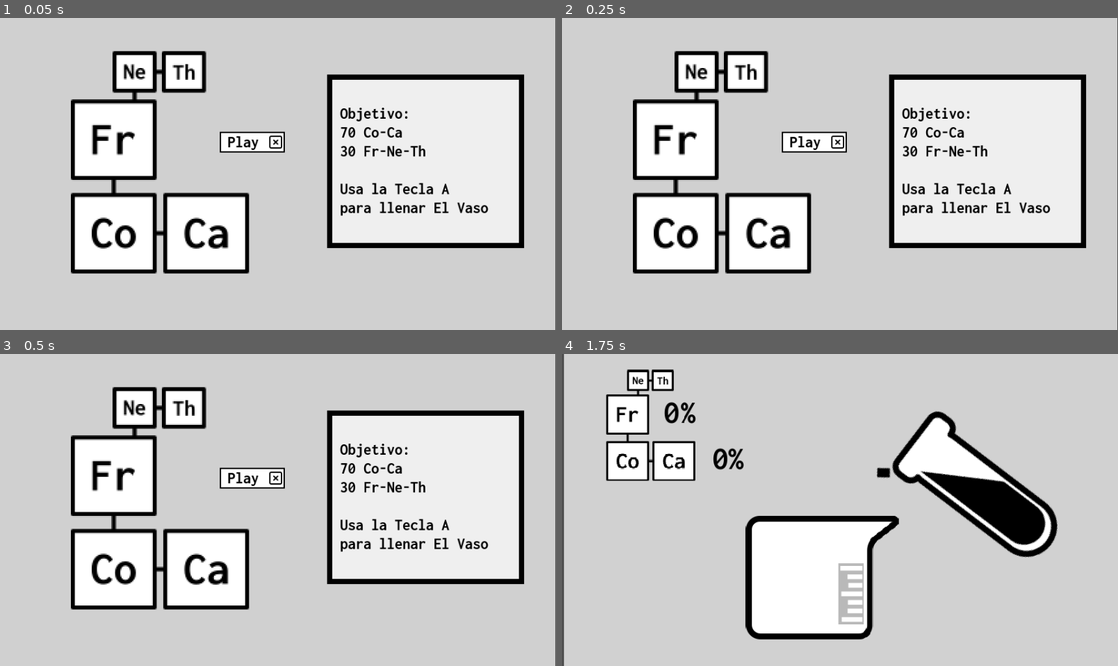
Above: before the commit, frames 1-4 (two rows, left to right).
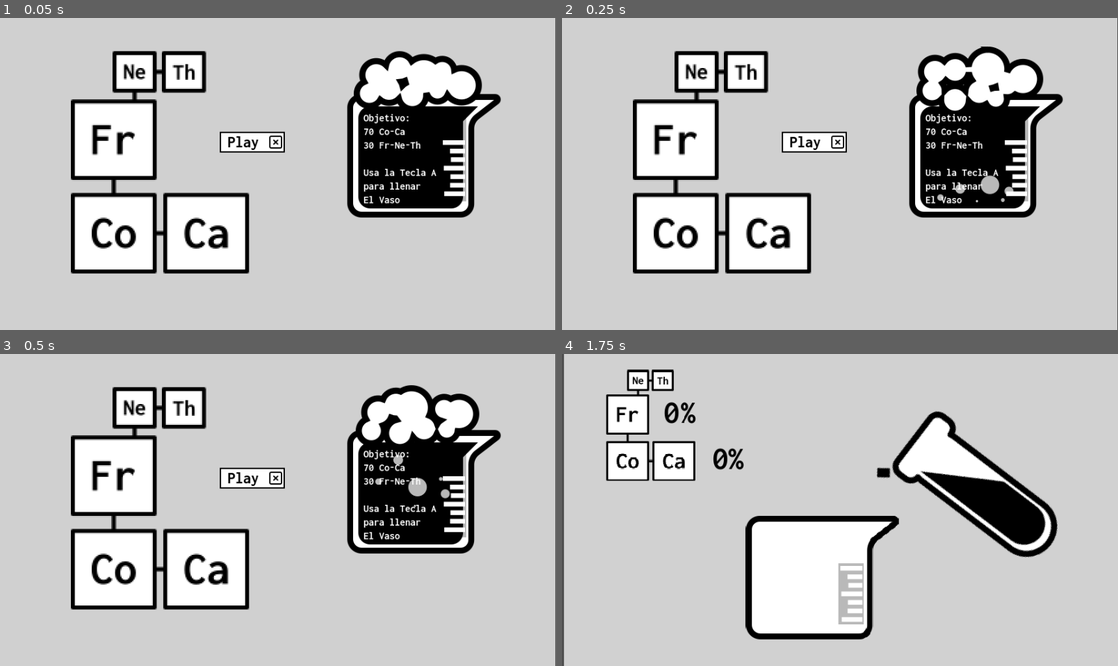
Above: after the commit, the same moments.

Repository: nmartino/FrNeTh-GGJ
Game: Godot game, scene res://scenes/main_menu.tscn
The game is run twice, just before and just after one commit, with the same random seed, the same clock (stepped at 60 frames per second) and the same inputs.
Inputs (mouse positions are in pixels of both pictures, inside the frame that each line leads up to):
- Up to frame 1 (0.05 s): no input
- Up to frame 2 (0.25 s): no input
- Up to frame 3 (0.5 s): no input
- Up to frame 4 (1.75 s): click "Play" at 0.5 s; tap Enter at 1.25 s; move the mouse to (962, 494) at 1.27 s; hold Up (ui_up) from 1.28 s (still down); hold A (fill) from 1.28 s (still down); click (962, 494) at 1.42 s

The runs differ from the first frame. In frame 1, 18% of the frame differs, in the area x 58-95%, y 10-74%; in frame 2, 19%, in the area x 58-95%, y 9-74%; in frame 3, 19%; in frame 4, nothing differs.

Commit message:
8vo commit

Diff:
--- a/scenes/main_menu.tscn
+++ b/scenes/main_menu.tscn
@@ -1,9 +1,32 @@
-[gd_scene load_steps=7 format=3 uid="uid://d2ub7eki3nrt"]
+[gd_scene load_steps=32 format=3 uid="uid://d2ub7eki3nrt"]
 
 [ext_resource type="Script" path="res://scenes/main_menu.gd" id="1_fg6ba"]
 [ext_resource type="Texture2D" uid="uid://cwadn6c7iaqkw" path="res://sprites/neo2/ui/puntos.png" id="1_j3ien"]
 [ext_resource type="FontFile" uid="uid://c2abqlpcn1v0m" path="res://sprites/fuente_inconsolata/static/Inconsolata-Bold.ttf" id="2_36s7n"]
 [ext_resource type="Texture2D" uid="uid://b6hl6tor770yr" path="res://sprites/neo2/ui/icons/x-square.svg" id="3_mi2js"]
+[ext_resource type="Texture2D" uid="uid://btsfu1uxvmg14" path="res://sprites/vaso/vaso_sin_relleno.png" id="5_anx4l"]
+[ext_resource type="Texture2D" uid="uid://deo000n8ghfpt" path="res://sprites/vaso/relleno_anim/90.png" id="6_ja65o"]
+[ext_resource type="Texture2D" uid="uid://cc5qhxoogw5w1" path="res://sprites/vaso/relleno_anim/91.png" id="7_wywvv"]
+[ext_resource type="Texture2D" uid="uid://6tb38hlro6rc" path="res://sprites/vaso/relleno_anim/107.png" id="8_rl135"]
+[ext_resource type="Texture2D" uid="uid://c5xfjbisheyis" path="res://sprites/vaso/relleno_anim/108.png" id="9_ugxp0"]
+[ext_resource type="Texture2D" uid="uid://cpbol43g5klu5" path="res://sprites/vaso/relleno_anim/109.png" id="10_ac3uk"]
+[ext_resource type="Texture2D" uid="uid://cling5c5dpxg4" path="res://sprites/vaso/relleno_anim/92.png" id="11_4l4km"]
+[ext_resource type="Texture2D" uid="uid://cm8gol41ptur8" path="res://sprites/vaso/relleno_anim/100.png" id="12_5uhxn"]
+[ext_resource type="Texture2D" uid="uid://mm7llapnavux" path="res://sprites/vaso/relleno_anim/101.png" id="13_16geb"]
+[ext_resource type="Texture2D" uid="uid://d10dbgepvwbqk" path="res://sprites/vaso/relleno_anim/102.png" id="14_e80eh"]
+[ext_resource type="Texture2D" uid="uid://byotkpqudyliv" path="res://sprites/vaso/relleno_anim/103.png" id="15_1wfwy"]
+[ext_resource type="Texture2D" uid="uid://lasp6ffp3gdk" path="res://sprites/vaso/relleno_anim/104.png" id="16_xgdqj"]
+[ext_resource type="Texture2D" uid="uid://3owy22t6o2ft" path="res://sprites/vaso/relleno_anim/105.png" id="17_41i5s"]
+[ext_resource type="Texture2D" uid="uid://dfbr4dbogp5ck" path="res://sprites/vaso/relleno_anim/106.png" id="18_bquxr"]
+[ext_resource type="Texture2D" uid="uid://bcdyfhrxu8vpy" path="res://sprites/neo2/victory/espumita/idle/1.png" id="19_1li1k"]
+[ext_resource type="Texture2D" uid="uid://ddlx1um8tj0mv" path="res://sprites/vaso/detalle_medida.png" id="19_jpxw1"]
+[ext_resource type="Texture2D" uid="uid://c0fycynygv5b1" path="res://sprites/neo2/victory/espumita/idle/2.png" id="20_8fiwf"]
+[ext_resource type="Texture2D" uid="uid://ds7fkaewbw81r" path="res://sprites/neo2/victory/espumita/idle/3.png" id="21_7mkme"]
+[ext_resource type="Texture2D" uid="uid://2el46t5udu35" path="res://sprites/neo2/victory/espumita/idle/4.png" id="22_xgn6b"]
+[ext_resource type="Texture2D" uid="uid://df5uqr08018mn" path="res://sprites/neo2/victory/espumita/idle/5.png" id="23_xqk58"]
+[ext_resource type="Texture2D" uid="uid://ci3eliuyjj8am" path="res://sprites/neo2/victory/espumita/idle/6.png" id="24_nhit2"]
+[ext_resource type="Texture2D" uid="uid://g1drjlm0iy6l" path="res://sprites/neo2/victory/espumita/idle/7.png" id="25_6rn46"]
+[ext_resource type="Texture2D" uid="uid://dk5rfxudepf6k" path="res://sprites/neo2/victory/espumita/idle/8.png" id="26_x3jky"]
 
 [sub_resource type="StyleBoxFlat" id="StyleBoxFlat_f08cb"]
 bg_color = Color(1, 1, 1, 1)
@@ -20,6 +43,67 @@
 border_width_right = 8
 border_width_bottom = 8
 border_color = Color(0, 0, 0, 1)
+
+[sub_resource type="AnimatedTexture" id="AnimatedTexture_qcn4j"]
+frames = 13
+speed_scale = 15.0
+frame_0/texture = ExtResource("6_ja65o")
+frame_1/texture = ExtResource("7_wywvv")
+frame_1/duration = 1.0
+frame_2/texture = ExtResource("11_4l4km")
+frame_2/duration = 1.0
+frame_3/texture = ExtResource("12_5uhxn")
+frame_3/duration = 1.0
+frame_4/texture = ExtResource("13_16geb")
+frame_4/duration = 1.0
+frame_5/texture = ExtResource("14_e80eh")
+frame_5/duration = 1.0
+frame_6/texture = ExtResource("15_1wfwy")
+frame_6/duration = 1.0
+frame_7/texture = ExtResource("16_xgdqj")
+frame_7/duration = 1.0
+frame_8/texture = ExtResource("17_41i5s")
+frame_8/duration = 1.0
+frame_9/texture = ExtResource("18_bquxr")
+frame_9/duration = 1.0
+frame_10/texture = ExtResource("8_rl135")
+frame_10/duration = 1.0
+frame_11/texture = ExtResource("9_ugxp0")
+frame_11/duration = 1.0
+frame_12/texture = ExtResource("10_ac3uk")
+frame_12/duration = 1.0
+
+[sub_resource type="SpriteFrames" id="SpriteFrames_1obcq"]
+animations = [{
+"frames": [{
+"duration": 1.0,
+"texture": ExtResource("19_1li1k")
+}, {
+"duration": 1.0,
+"texture": ExtResource("20_8fiwf")
+}, {
+"duration": 1.0,
+"texture": ExtResource("21_7mkme")
+}, {
+"duration": 1.0,
+"texture": ExtResource("22_xgn6b")
+}, {
+"duration": 1.0,
+"texture": ExtResource("23_xqk58")
+}, {
+"duration": 1.0,
+"texture": ExtResource("24_nhit2")
+}, {
+"duration": 1.0,
+"texture": ExtResource("25_6rn46")
+}, {
+"duration": 1.0,
+"texture": ExtResource("26_x3jky")
+}],
+"loop": true,
+"name": &"default",
+"speed": 10.0
+}]
 
 [node name="Main Menu" type="Node2D"]
 script = ExtResource("1_fg6ba")
@@ -56,33 +140,64 @@
 icon_alignment = 2
 
 [node name="TextureRect" type="Panel" parent="."]
+visible = false
 offset_left = 503.0
 offset_top = 87.0
 offset_right = 806.0
 offset_bottom = 354.0
 theme_override_styles/panel = SubResource("StyleBoxFlat_i43dv")
 
-[node name="Label" type="Label" parent="TextureRect"]
-layout_mode = 1
+[node name="vaso" type="Sprite2D" parent="."]
+position = Vector2(652, 212)
+texture = ExtResource("5_anx4l")
+
+[node name="CocaBar" type="TextureProgressBar" parent="."]
+offset_left = 551.0
+offset_top = 136.0
+offset_right = 735.0
+offset_bottom = 293.0
+value = 100.0
+fill_mode = 3
+texture_progress = SubResource("AnimatedTexture_qcn4j")
+
+[node name="AnimatedSprite2D" type="AnimatedSprite2D" parent="."]
+position = Vector2(642, 98)
+sprite_frames = SubResource("SpriteFrames_1obcq")
+autoplay = "default"
+frame_progress = 0.953839
+
+[node name="ColorRect2" type="ColorRect" parent="."]
+offset_left = 557.0
+offset_top = 150.0
+offset_right = 717.0
+offset_bottom = 282.0
+color = Color(0, 0, 0, 0.27451)
+
+[node name="Label" type="Label" parent="."]
 anchors_preset = 8
 anchor_left = 0.5
 anchor_top = 0.5
 anchor_right = 0.5
 anchor_bottom = 0.5
-offset_left = -131.5
-offset_top = -86.5
-offset_right = 180.5
-offset_bottom = 84.5
+offset_left = 559.0
+offset_top = 145.0
+offset_right = 740.0
+offset_bottom = 294.0
 grow_horizontal = 2
 grow_vertical = 2
-theme_override_colors/font_color = Color(0, 0, 0, 1)
+theme_override_colors/font_color = Color(1, 1, 1, 1)
 theme_override_fonts/font = ExtResource("2_36s7n")
-theme_override_font_sizes/font_size = 24
+theme_override_font_sizes/font_size = 16
 text = "Objetivo:
 70 Co-Ca
 30 Fr-Ne-Th
 
 Usa la Tecla A
-para llenar El Vaso"
+para llenar
+El Vaso"
+
+[node name="RayasVaso" type="Sprite2D" parent="."]
+position = Vector2(698, 231)
+texture = ExtResource("19_jpxw1")
 
 [connection signal="pressed" from="Button" to="." method="_on_button_pressed"]
